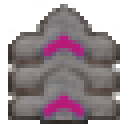
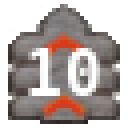
Layered file, before and after one edit (128 × 128). Changes by layer:
added layer "10" above "9" over [left=28, top=48, right=100, bottom=96]
renamed "tier 8 copy" to "tier 8", hid it over [left=40, top=28, right=88, bottom=120]
hid "tier 3" over [left=28, top=28, right=100, bottom=124]
added layer "tier 2" above "tier 1" over [left=28, top=28, right=100, bottom=124]
